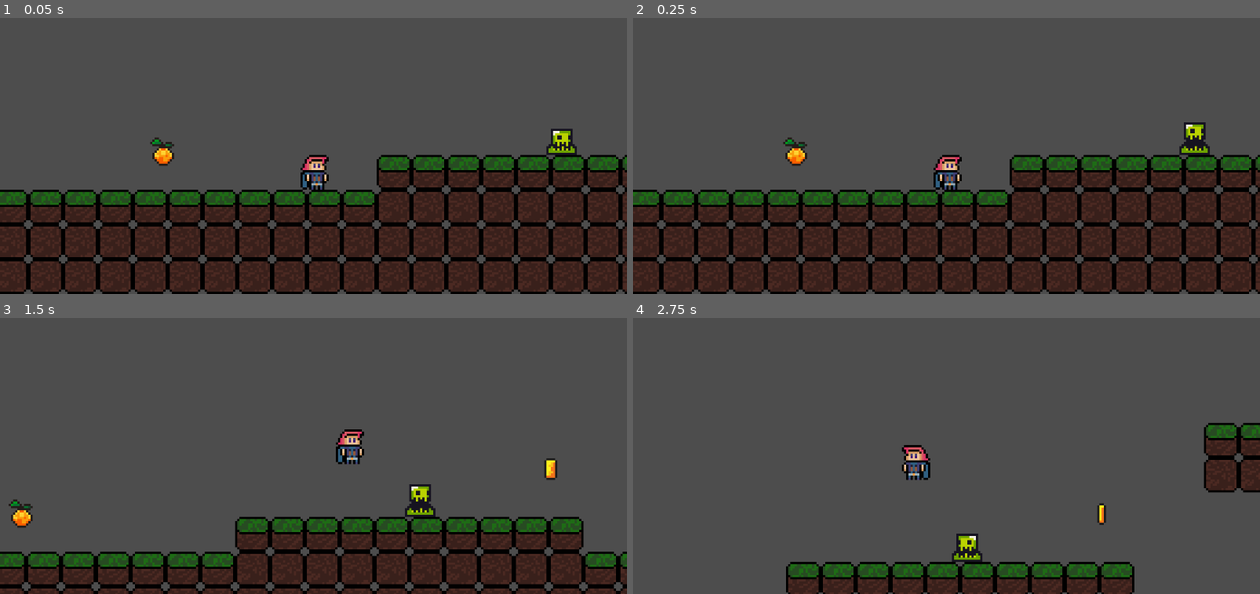
Above: before the commit, frames 1-4 (two rows, left to right).
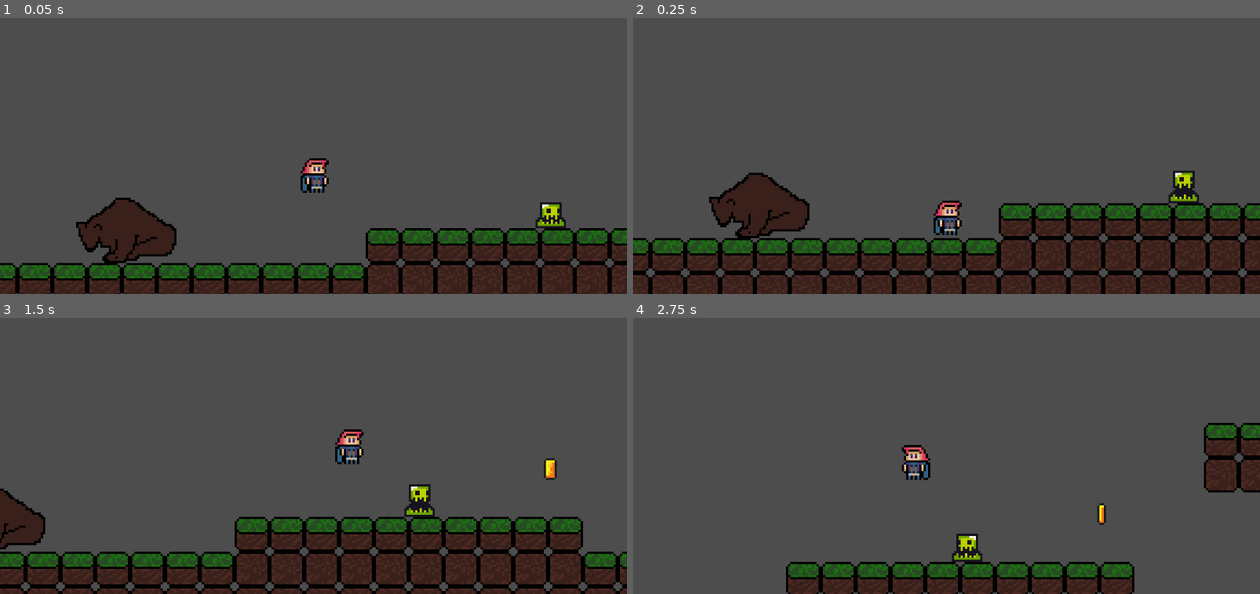
Above: after the commit, the same moments.

Repository: eoBattisti/agnosia
Game: Godot game, scene res://scenes/game.tscn
Two runs of this game, one before a commit and one after it. Both use one fixed random seed, a clock stepped at 60 frames per second and the inputs below.
Inputs (mouse positions are in pixels of both pictures, inside the frame that each line leads up to):
- Up to frame 1 (0.05 s): no input
- Up to frame 2 (0.25 s): no input
- Up to frame 3 (1.5 s): tap Enter (advance_dialog) at 0.5 s; move the mouse to (451, 400) at 0.52 s; hold D (move_right) from 0.53 s (still down); click (451, 400) at 0.6 s; tap Space (jump) at 0.77, 0.8, 1.07, 1.35 s; move the mouse to (188, 436) at 1.27 s
- Up to frame 4 (2.75 s): tap Space (jump) at 1.52, 1.82, 2.3 s; click (821, 436) at 1.55 s; move the mouse to (1009, 340) at 2.02 s; release D (move_right) at 2.03 s; hold A (move_left) from 2.03 s (still down); hold Enter (advance_dialog) from 2.03 s (still down)

The runs differ from the first frame. In frame 1, 35% of the frame differs, in the area x 0-100%, y 40-100%; in frame 2, 32%; in frame 3, 2.6%; in frame 4, nothing differs.

Commit message:
feats: wall-jump delay, enemy states, bear enemy

Diff:
--- /dev/null
+++ b/scenes/bear.tscn
@@ -0,0 +1,189 @@
+[gd_scene load_steps=23 format=3 uid="uid://bak4jrkudaefp"]
+
+[ext_resource type="Texture2D" uid="uid://c5jpxknc4ukfl" path="res://assets/sprites/Atroz-2.png" id="1_5acqi"]
+[ext_resource type="Script" path="res://scripts/slime.gd" id="1_tm0an"]
+[ext_resource type="Script" path="res://scripts/state_machine/state_machine.gd" id="2_4in31"]
+[ext_resource type="Script" path="res://scripts/state_machine/enemy_states/idle.gd" id="3_pefff"]
+[ext_resource type="Script" path="res://scripts/components/enemy_move_component.gd" id="5_8ekvo"]
+[ext_resource type="Script" path="res://scripts/state_machine/enemy_states/aware.gd" id="5_8y5jq"]
+
+[sub_resource type="AtlasTexture" id="AtlasTexture_tislb"]
+atlas = ExtResource("1_5acqi")
+region = Rect2(128, 0, 64, 48)
+
+[sub_resource type="AtlasTexture" id="AtlasTexture_61xmb"]
+atlas = ExtResource("1_5acqi")
+region = Rect2(192, 96, 64, 48)
+
+[sub_resource type="AtlasTexture" id="AtlasTexture_71hh4"]
+atlas = ExtResource("1_5acqi")
+region = Rect2(128, 0, 64, 48)
+
+[sub_resource type="AtlasTexture" id="AtlasTexture_6rmnd"]
+atlas = ExtResource("1_5acqi")
+region = Rect2(0, 0, 64, 48)
+
+[sub_resource type="AtlasTexture" id="AtlasTexture_4bqa3"]
+atlas = ExtResource("1_5acqi")
+region = Rect2(64, 0, 64, 48)
+
+[sub_resource type="SpriteFrames" id="SpriteFrames_mlwl2"]
+animations = [{
+"frames": [{
+"duration": 1.0,
+"texture": SubResource("AtlasTexture_tislb")
+}, {
+"duration": 1.0,
+"texture": SubResource("AtlasTexture_61xmb")
+}, {
+"duration": 1.0,
+"texture": SubResource("AtlasTexture_71hh4")
+}, {
+"duration": 1.0,
+"texture": SubResource("AtlasTexture_tislb")
+}],
+"loop": true,
+"name": &"aware",
+"speed": 1.0
+}, {
+"frames": [{
+"duration": 1.0,
+"texture": SubResource("AtlasTexture_6rmnd")
+}, {
+"duration": 1.0,
+"texture": SubResource("AtlasTexture_6rmnd")
+}, {
+"duration": 1.0,
+"texture": SubResource("AtlasTexture_4bqa3")
+}],
+"loop": true,
+"name": &"idle",
+"speed": 1.0
+}]
+
+[sub_resource type="AtlasTexture" id="AtlasTexture_6tr7n"]
+atlas = ExtResource("1_5acqi")
+region = Rect2(64, 96, 64, 48)
+
+[sub_resource type="AtlasTexture" id="AtlasTexture_p6wlw"]
+atlas = ExtResource("1_5acqi")
+region = Rect2(192, 144, 64, 48)
+
+[sub_resource type="AtlasTexture" id="AtlasTexture_u4hid"]
+atlas = ExtResource("1_5acqi")
+region = Rect2(64, 144, 64, 48)
+
+[sub_resource type="AtlasTexture" id="AtlasTexture_3y0ws"]
+atlas = ExtResource("1_5acqi")
+region = Rect2(128, 144, 64, 48)
+
+[sub_resource type="AtlasTexture" id="AtlasTexture_2mf5u"]
+atlas = ExtResource("1_5acqi")
+region = Rect2(64, 96, 64, 48)
+
+[sub_resource type="AtlasTexture" id="AtlasTexture_4n37q"]
+atlas = ExtResource("1_5acqi")
+region = Rect2(64, 192, 64, 48)
+
+[sub_resource type="AtlasTexture" id="AtlasTexture_ldmy5"]
+atlas = ExtResource("1_5acqi")
+region = Rect2(128, 192, 64, 48)
+
+[sub_resource type="AtlasTexture" id="AtlasTexture_fpfan"]
+atlas = ExtResource("1_5acqi")
+region = Rect2(192, 96, 64, 48)
+
+[sub_resource type="SpriteFrames" id="SpriteFrames_t1nb4"]
+animations = [{
+"frames": [{
+"duration": 1.0,
+"texture": SubResource("AtlasTexture_6tr7n")
+}, {
+"duration": 1.0,
+"texture": SubResource("AtlasTexture_p6wlw")
+}, {
+"duration": 1.0,
+"texture": SubResource("AtlasTexture_u4hid")
+}, {
+"duration": 1.0,
+"texture": SubResource("AtlasTexture_3y0ws")
+}],
+"loop": false,
+"name": &"attack-1",
+"speed": 2.0
+}, {
+"frames": [{
+"duration": 1.0,
+"texture": SubResource("AtlasTexture_2mf5u")
+}, {
+"duration": 1.0,
+"texture": SubResource("AtlasTexture_4n37q")
+}, {
+"duration": 1.0,
+"texture": SubResource("AtlasTexture_ldmy5")
+}, {
+"duration": 1.0,
+"texture": SubResource("AtlasTexture_fpfan")
+}],
+"loop": false,
+"name": &"attack-2",
+"speed": 2.0
+}]
+
+[sub_resource type="RectangleShape2D" id="RectangleShape2D_ofn5h"]
+size = Vector2(46, 30)
+
+[node name="Bear" type="CharacterBody2D" groups=["Hit"]]
+collision_mask = 3
+script = ExtResource("1_tm0an")
+friendly = false
+can_move = false
+
+[node name="RayCastLeft" type="RayCast2D" parent="."]
+position = Vector2(-14, -13)
+target_position = Vector2(-56, 0)
+collision_mask = 2
+
+[node name="RayCastRight" type="RayCast2D" parent="."]
+position = Vector2(32, -13)
+target_position = Vector2(56, 0)
+collision_mask = 2
+
+[node name="AnimatedSprite2D" type="AnimatedSprite2D" parent="."]
+visibility_layer = 3
+position = Vector2(0, -24)
+sprite_frames = SubResource("SpriteFrames_mlwl2")
+animation = &"aware"
+autoplay = "idle"
+
+[node name="AttackAnimations" type="AnimatedSprite2D" parent="."]
+visible = false
+position = Vector2(0, -24)
+sprite_frames = SubResource("SpriteFrames_t1nb4")
+animation = &"attack-1"
+frame = 3
+frame_progress = 1.0
+
+[node name="CollisionShape2D" type="CollisionShape2D" parent="."]
+position = Vector2(9, -15)
+shape = SubResource("RectangleShape2D_ofn5h")
+
+[node name="MovementStateMachine" type="Node" parent="." node_paths=PackedStringArray("starting_state")]
+script = ExtResource("2_4in31")
+starting_state = NodePath("EnemyIdleState")
+
+[node name="EnemyIdleState" type="Node" parent="MovementStateMachine" node_paths=PackedStringArray("aware_state")]
+script = ExtResource("3_pefff")
+aware_state = NodePath("../EnemyAwareState")
+animation_name = "idle"
+
+[node name="EnemyAwareState" type="Node" parent="MovementStateMachine" node_paths=PackedStringArray("idle_state")]
+script = ExtResource("5_8y5jq")
+idle_state = NodePath("../EnemyIdleState")
+animation_name = "aware"
+
+[node name="MoveComponent" type="Node" parent="." node_paths=PackedStringArray("enemy", "raycast_right", "raycast_left")]
+script = ExtResource("5_8ekvo")
+enemy = NodePath("..")
+raycast_right = NodePath("../RayCastRight")
+raycast_left = NodePath("../RayCastLeft")
--- a/scenes/game.tscn
+++ b/scenes/game.tscn
@@ -8,7 +8,7 @@
 [ext_resource type="PackedScene" uid="uid://dql5wf4vm6q2x" path="res://scenes/killzone.tscn" id="5_fii0c"]
 [ext_resource type="PackedScene" uid="uid://cd26p8oeb2cbu" path="res://scenes/slime.tscn" id="6_6t3mv"]
 [ext_resource type="PackedScene" uid="uid://cqo1oacb460bo" path="res://scenes/npc.tscn" id="8_yqhpb"]
-[ext_resource type="PackedScene" uid="uid://d3bs88wl07il6" path="res://scenes/fruit.tscn" id="9_vpwwq"]
+[ext_resource type="PackedScene" uid="uid://bak4jrkudaefp" path="res://scenes/bear.tscn" id="9_51buc"]
 
 [sub_resource type="TileSetAtlasSource" id="TileSetAtlasSource_in8ju"]
 texture = ExtResource("1_537dr")
@@ -89,7 +89,7 @@
 layer_1/tile_data = PackedInt32Array(196610, 0, 0, 196611, 0, 0, 196612, 0, 0, 196613, 0, 0, 196614, 0, 0, 196615, 0, 0 …(2909 unchanged characters)…
 
 [node name="Player" parent="." instance=ExtResource("1_mfs54")]
-position = Vector2(2, 220)
+position = Vector2(7, 186)
 
 [node name="Camera2D" type="Camera2D" parent="Player"]
 position = Vector2(0, -33)
@@ -135,5 +135,5 @@
 [node name="Npc" parent="." instance=ExtResource("8_yqhpb")]
 position = Vector2(259, 207)
 
-[node name="Fruit" parent="." instance=ExtResource("9_vpwwq")]
-position = Vector2(-67, 202)
+[node name="Bear" parent="." instance=ExtResource("9_51buc")]
+position = Vector2(-88, 219)
--- a/scenes/player.tscn
+++ b/scenes/player.tscn
@@ -60,10 +60,6 @@
 "speed": 5.0
 }]
 
-[sub_resource type="AtlasTexture" id="AtlasTexture_mkqdf"]
-atlas = ExtResource("3_6plnn")
-region = Rect2(32, 64, 32, 32)
-
 [sub_resource type="AtlasTexture" id="AtlasTexture_e7aoa"]
 atlas = ExtResource("3_6plnn")
 region = Rect2(64, 64, 32, 32)
@@ -90,29 +86,6 @@
 
 [sub_resource type="SpriteFrames" id="SpriteFrames_7sspm"]
 animations = [{
-"frames": [{
-"duration": 1.0,
-"texture": SubResource("AtlasTexture_mkqdf")
-}, {
-"duration": 1.0,
-"texture": SubResource("AtlasTexture_mkqdf")
-}, {
-"duration": 1.0,
-"texture": SubResource("AtlasTexture_mkqdf")
-}, {
-"duration": 1.0,
-"texture": SubResource("AtlasTexture_mkqdf")
-}, {
-"duration": 1.0,
-"texture": SubResource("AtlasTexture_mkqdf")
-}, {
-"duration": 1.0,
-"texture": SubResource("AtlasTexture_mkqdf")
-}],
-"loop": true,
-"name": &"attack",
-"speed": 1.0
-}, {
 "frames": [{
 "duration": 1.0,
 "texture": SubResource("AtlasTexture_e7aoa")
@@ -177,13 +150,13 @@
 sprite_frames = SubResource("SpriteFrames_ggbts")
 animation = &"attacking"
 frame = 1
+frame_progress = 1.0
 
 [node name="movement_animations" type="AnimatedSprite2D" parent="." groups=["player"]]
 position = Vector2(1, -5)
 sprite_frames = SubResource("SpriteFrames_7sspm")
-animation = &"idle"
+animation = &"run"
 autoplay = "idle"
-frame_progress = 0.900864
 
 [node name="CollisionShape2D" type="CollisionShape2D" parent="." groups=["player"]]
 position = Vector2(0.5, -7.5)
--- a/scenes/slime.tscn
+++ b/scenes/slime.tscn
@@ -53,7 +53,7 @@
 size = Vector2(12, 13)
 
 [node name="Slime" type="CharacterBody2D" groups=["Hit"]]
-position = Vector2(0, -12)
+position = Vector2(-1, -12)
 collision_mask = 3
 script = ExtResource("1_ustuc")
 
@@ -112,9 +112,10 @@
 animation_name = "default"
 move_speed = 50.0
 
-[node name="EnemyWanderState" type="Node" parent="MovementStateMachine" node_paths=PackedStringArray("idle_state")]
+[node name="EnemyWanderState" type="Node" parent="MovementStateMachine" node_paths=PackedStringArray("idle_state", "move_state")]
 script = ExtResource("8_k7exv")
 idle_state = NodePath("../EnemyIdleState")
+move_state = NodePath("../EnemyMoveState")
 animation_name = "default"
 move_speed = 50.0
 
--- a/scripts/components/enemy_move_component.gd
+++ b/scripts/components/enemy_move_component.gd
@@ -14,6 +14,7 @@
 		return false
 
 	if raycast_right.is_colliding() and raycast_right.get_collider() is Player:
+
 		return true
 	return false
 
@@ -26,6 +27,7 @@
 	return false
 
 func _detect_fall() -> bool:
+
 	if (!raycast_down_left.is_colliding()
 		or !raycast_down_right.is_colliding()):
 			return true
--- a/scripts/player.gd
+++ b/scripts/player.gd
@@ -6,6 +6,8 @@
 @onready var movement_state_machine = $MovementStateMachine
 @onready var attack_state_machine = $AttackStateMachine
 @onready var move_component = $MoveComponent
+@onready var collision = $CollisionShape2D
+@onready var weapon_hitbox = $WeaponHitbox
 
 
 func _ready() -> void:
--- a/scripts/slime.gd
+++ b/scripts/slime.gd
@@ -1,15 +1,14 @@
 extends CharacterBody2D
 class_name Enemy
 
-@export var MOVE_SPEED: float = 30
 @export var friendly: bool = true
+@export var can_move: bool = true
 
 @onready var ray_cast_right = $RayCastRight
 @onready var ray_cast_left = $RayCastLeft
 @onready var animated_sprite = $AnimatedSprite2D
 @onready var movement_state_machine = $MovementStateMachine
 @onready var move_component = $MoveComponent
-@onready var ray_cast_down = $RayCastDown
 
 
 func _ready() -> void:
--- /dev/null
+++ b/scripts/state_machine/enemy_states/aware.gd
@@ -0,0 +1,29 @@
+extends State
+class_name EnemyAwareState
+
+@export var idle_state: State
+
+
+func enter() -> void:
+	super()
+	parent.velocity.x = 0
+
+func process_input(event: InputEvent) -> State:
+	if (!move_component._detected_player_right()
+		and !move_component._detected_player_left()):
+			return idle_state
+
+	return null
+
+func process_physics(delta: float) -> State:
+	parent.velocity.y += gravity * delta
+	parent.move_and_slide()
+
+	return null
+
+func process_frame(delta: float) -> State:
+	if move_component._detected_player_right():
+		animations.flip_h = true
+	elif move_component._detected_player_left():
+		animations.flip_h = false
+	return null
--- a/scripts/state_machine/enemy_states/idle.gd
+++ b/scripts/state_machine/enemy_states/idle.gd
@@ -2,30 +2,46 @@
 class_name EnemyIdleState
 
 @export var move_state: State
+@export var aware_state: State
 @export var wander_state: State
-var time_to_wander = 2.0
+@export var time_to_wander: float = 2.0
 
+var _wander_timer: float
 
 func enter() -> void:
 	super()
-	time_to_wander = 2.0
 	parent.velocity.x = 0
+	_wander_timer = time_to_wander
 
 func process_input(event: InputEvent) -> State:
+	# If the enemy can't move, it only will be in idle state. If the enemy is in
+	# attack mode, it will change to the aware state.
+	if !parent.can_move:
+		if (move_component._detected_player_right()
+			or move_component._detected_player_left()):
+
+				return aware_state
+		return null
+
+	# Change to the move state if detected the player in either raycasts direction.
 	if (move_component._detected_player_right()
 		or move_component._detected_player_left()):
 		return move_state
+
 	return null
 
 func process_physics(delta: float) -> State:
+	# Apply gravity to the enemy
 	parent.velocity.y += gravity * delta
 	parent.move_and_slide()
 
 	return null
 
 func process_frame(delta: float) -> State:
-
-	time_to_wander -= delta
-	if time_to_wander <= 0:
-		return wander_state
+	# If the enemy can move, it change to the wander state to emulate a enemy's
+	# natural movement from time to time.
+	if parent.can_move:
+		_wander_timer -= delta
+		if _wander_timer <= 0:
+			return wander_state
 	return null
--- a/scripts/state_machine/enemy_states/wander.gd
+++ b/scripts/state_machine/enemy_states/wander.gd
@@ -2,6 +2,8 @@
 class_name EnemyWanderState
 
 @export var idle_state: State
+@export var move_state: State
+
 var wander_timer: float
 var random_direction: float
 
@@ -10,14 +12,25 @@
 	wander_timer = move_component.get_wander_time()
 	random_direction = move_component.get_random_direction()
 
+func process_input(event: InputEvent) -> State:
+	if (move_component._detected_player_right()
+		or move_component._detected_player_left()):
+		return move_state
+	return null
+
 func process_frame(delta: float) -> State:
 	if parent.velocity.x < 0:
 		animations.flip_h = true
 	elif parent.velocity.x > 0:
 		animations.flip_h = false
 
+	if move_component._detect_fall():
+		if parent.velocity.x < 0:
+			random_direction = 1
+		elif parent.velocity.x > 0:
+			random_direction = -1
 
-	if random_direction == 0 or move_component._detect_fall():
+	if random_direction == 0:
 		return idle_state
 
 	parent.velocity.y += gravity * delta
--- a/scripts/state_machine/states/fall.gd
+++ b/scripts/state_machine/states/fall.gd
@@ -7,7 +7,9 @@
 
 @export var wall_friction: float = 0
 @export var wall_jump_time: float = 0.5
-var wall_jump_timer: float = 0.0
+
+var can_jump = true
+var wall_jump_timer: float
 
 func enter() -> void:
 	super()
@@ -24,7 +26,8 @@
 	parent.move_and_slide()
 
 	if parent.is_on_wall_only():
-		if get_jump():
+		if get_jump() and can_jump:
+			can_jump = false
 			jump_state.enter()
 		else:
 			parent.velocity.y = min(parent.velocity.y, wall_friction)
@@ -34,3 +37,12 @@
 			return move_state
 		return idle_state
 	return null
+
+func process_frame(delta: float) -> State:
+
+	wall_jump_timer -= delta
+	if wall_jump_timer <= 0.0:
+		can_jump = true
+		wall_jump_timer = wall_jump_time
+
+	return null
--- a/scripts/state_machine/states/move.gd
+++ b/scripts/state_machine/states/move.gd
@@ -23,6 +23,11 @@
 		return idle_state
 
 	animations.flip_h = movement < 0
+	if animations.flip_h:
+		parent.weapon_hitbox.scale = Vector2(-1, 1)
+	else:
+		parent.weapon_hitbox.scale = Vector2(1, 1)
+
 	parent.velocity.x = movement
 	parent.move_and_slide()
 
Binary file added: assets/sprites/Atroz-2.png
Not shown, added: assets/sprites/Atroz-2.png.import
Not shown: 1 places in scenes/player.tscn that only renumber resources
